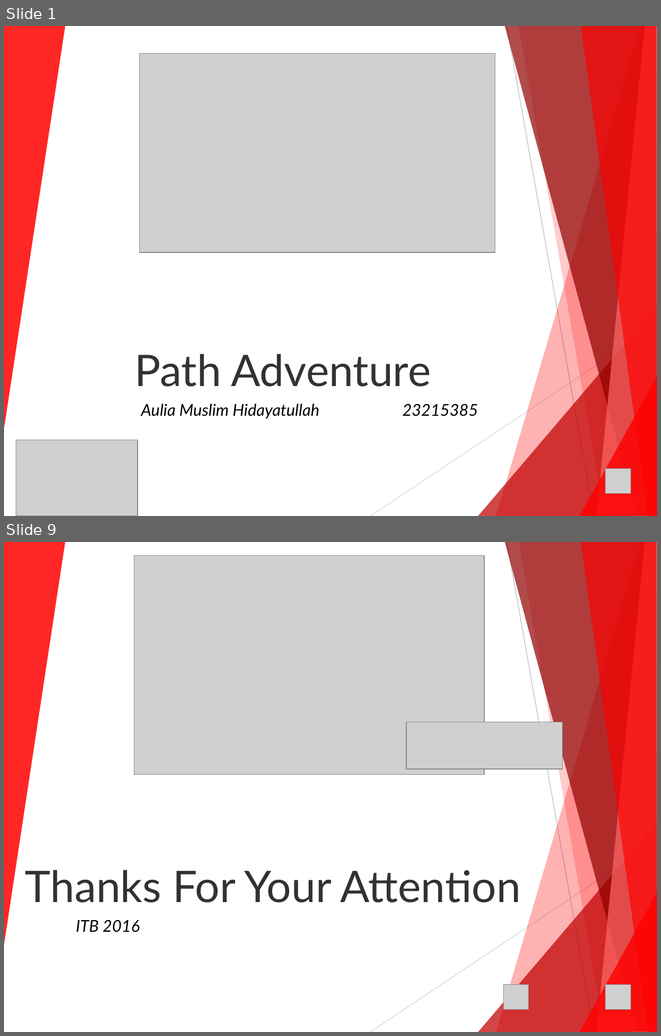
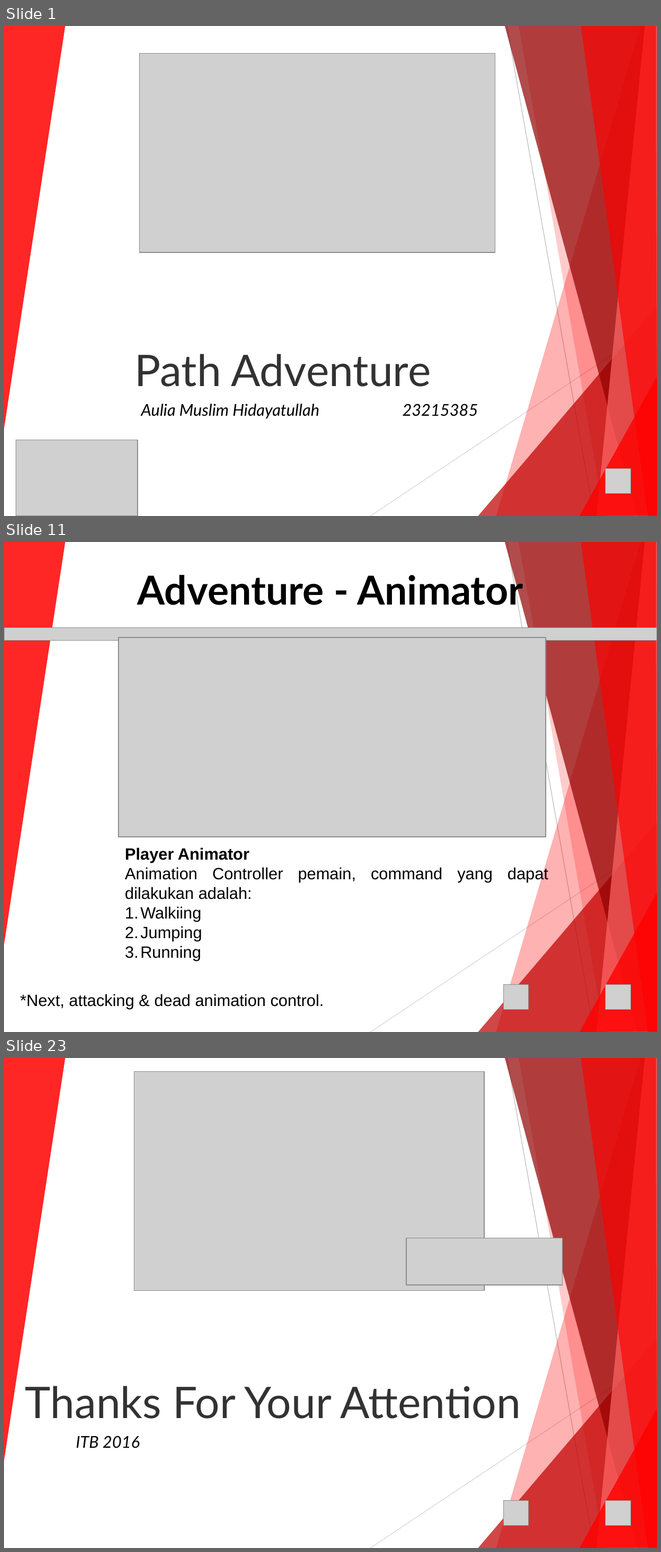
Before and after one commit to lskk/Pathfinding_Adventures, a slide deck: 23215385-PathAdventure-Document/Pathfinding Adventure - 23215385.ppt. Shown one above the other, each under a label of ours: slides 1 and 9 before the commit, slides 1, 11 and 23 after it; the slides between them are not shown. The pictures are 661x1036 and 661x1552 pixels, drawn with LibreOffice and Linux fonts; fonts in the diff are those of the drawing; grey boxes stand for pictures; background and template pictures are left out. Boxes give left, top, right and bottom in pixels: in the first picture for what was removed or moved away, otherwise in the second. Text is boxed around its words. In the diff, an @@ line names an element or a change of style, - is before the commit and + after.

Commit message:
Path Adventure - Coordinat & Running - Project Updates

```diff
--- a/23215385-PathAdventure-Document/Pathfinding Adventure - 23215385.ppt
+++ b/23215385-PathAdventure-Document/Pathfinding Adventure - 23215385.ppt
@@ slide 11 added at [4,542,657,1032], background picture (left out); not listed: 10 template elements that a slide beside it also shows @@
@@ title added at [137,570,523,611], 44 pt, text #000000, bold @@
+Adventure - Animator
@@ picture added at [4,627,657,640] @@
@@ picture added at [118,637,545,837] @@
@@ text added at [125,847,548,961], 18 pt, text #000000 @@
+Player Animator
+Animation Controller pemain, command yang dapat dilakukan adalah:
+1. Walkiing
+2. Jumping
+3. Running
@@ picture added at [503,984,529,1009] @@
@@ picture added at [606,984,631,1009] @@
@@ text added at [20,994,324,1009], 18 pt, text #000000 @@
+*Next, attacking & dead animation control.
@@ what was slide 9 is now slide 23 @@
```
Also in this commit, not shown: 7 slides changed, 13 other slides added, 7 other files.
